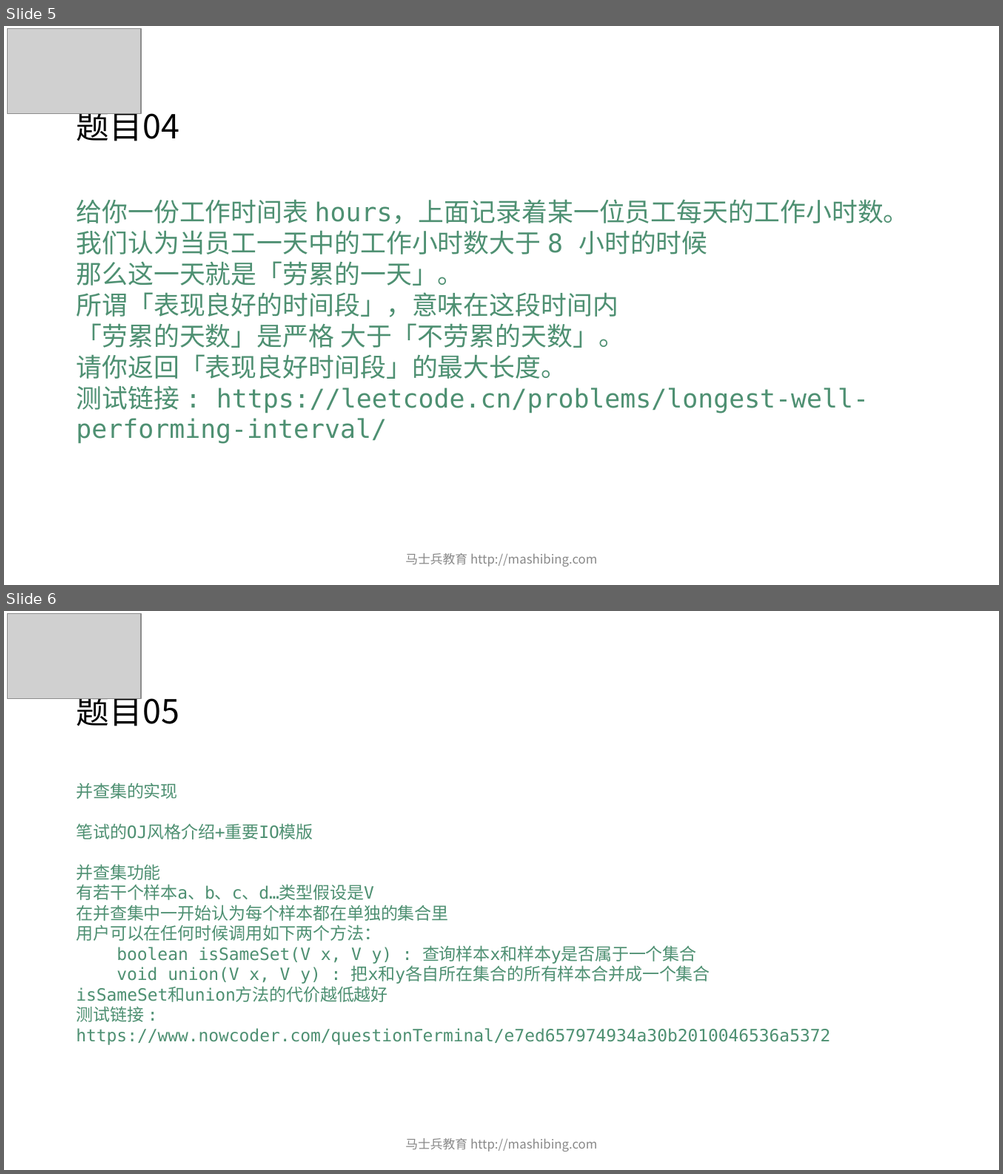
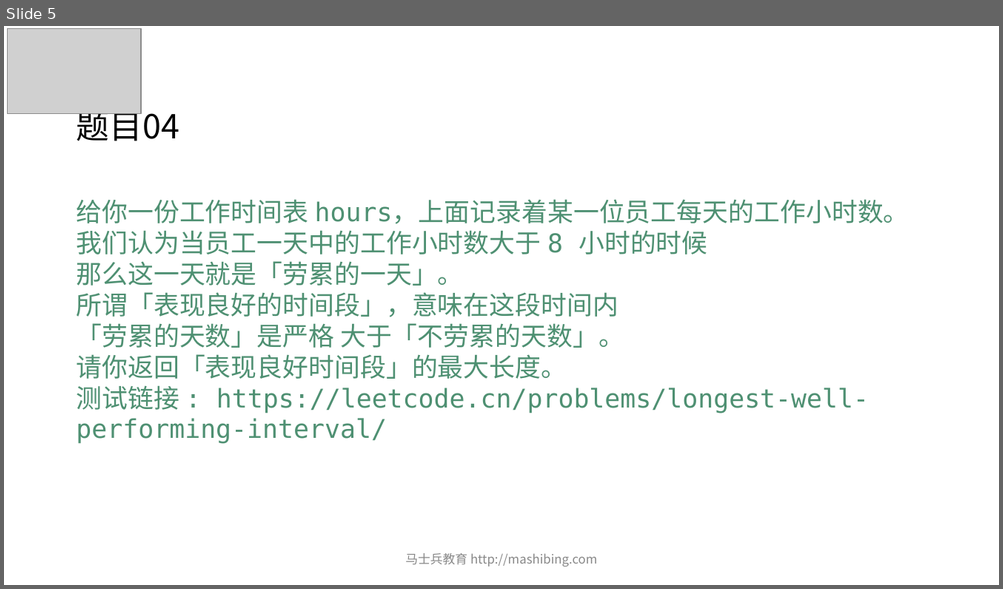
Before and after one commit to wblksheep/algorithm-zuo-msb-code, a slide deck: MCA算法突击课/第03期/ppt/powerpoint/第05节 .pptx. Shown one above the other, each under a label of ours: slides 5 and 6 before the commit, slide 5 after it. The pictures are 1003x1174 and 1003x589 pixels, drawn with LibreOffice and Linux fonts; fonts in the diff are those of the drawing; grey boxes stand for pictures. Boxes give left, top, right and bottom in pixels: in the first picture for what was removed or moved away, otherwise in the second. Text is boxed around its words. In the diff, an @@ line names an element or a change of style, - is before the commit and + after.

```diff
--- a/MCA算法突击课/第03期/ppt/powerpoint/第05节 .pptx
+++ b/MCA算法突击课/第03期/ppt/powerpoint/第05节 .pptx
@@ slide 6 removed at [4,611,999,1170], background #FFFFFF @@
@@ picture removed at [8,614,142,699] @@
@@ title removed at [76,690,179,726] @@
-题目05
@@ text removed at [76,783,830,1045] @@
-并查集的实现
-笔试的OJ风格介绍+重要IO模版
-并查集功能
-有若干个样本a、b、c、d…类型假设是V
-在并查集中一开始认为每个样本都在单独的集合里
-用户可以在任何时候调用如下两个方法：
-boolean isSameSet(V x, V y) : 查询样本x和样本y是否属于一个集合
-void union(V x, V y) : 把x和y各自所在集合的所有样本合并成一个集合
-isSameSet和union方法的代价越低越好
-测试链接 :
-https://www.nowcoder.com/questionTerminal/e7ed657974934a30b2010046536a5372
@@ text removed at [405,1139,597,1152] @@
-马士兵教育 http://mashibing.com
```
Also in this commit, not shown: 2 slides changed, 3 other slides removed, 1 other file.
